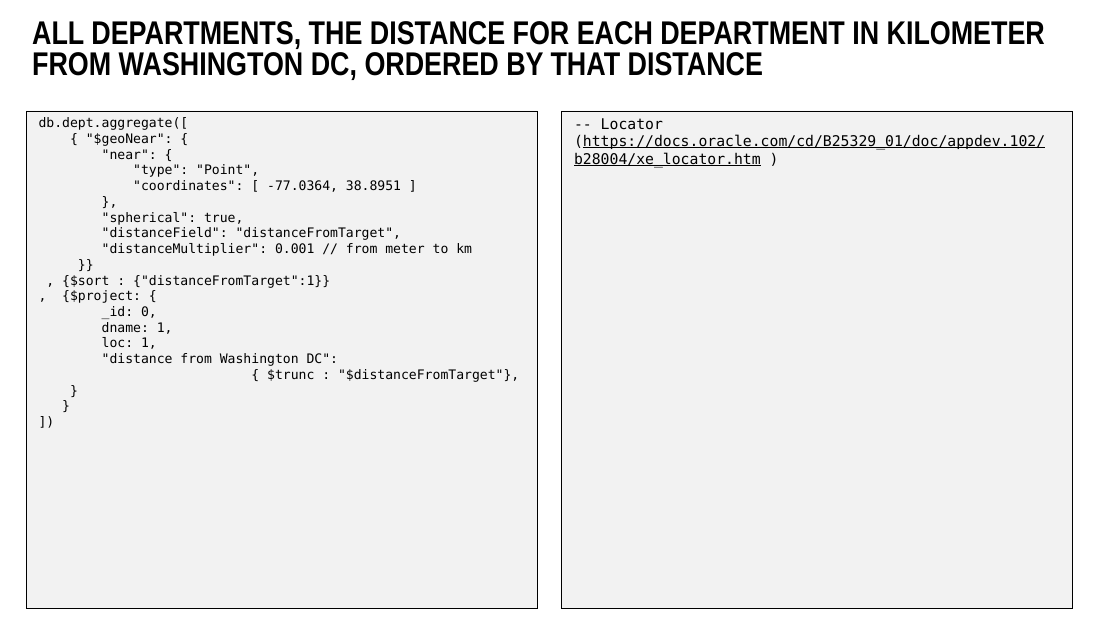
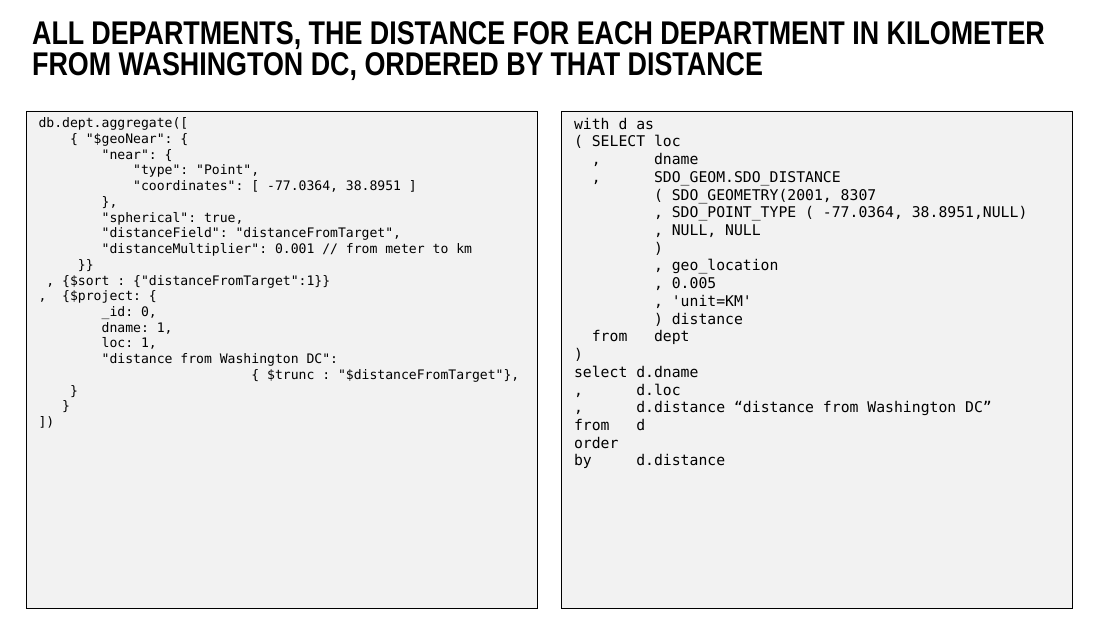
Before and after one commit to lucasjellema/sig-nosql-mongodb, a slide deck: slide 28 of mongodb-find-agg-vs-oracle-sql.pptx. Drawn at 1120x630 pixels with LibreOffice and Linux fonts; fonts in the diff are those of the drawing; background and template pictures are left out. Boxes give left, top, right and bottom in pixels: in the first picture for what was removed or moved away, otherwise in the second. Text is boxed around its words. In the diff, an @@ line names an element or a change of style, - is before the commit and + after.

```diff
--- a/mongodb-find-agg-vs-oracle-sql.pptx
+++ b/mongodb-find-agg-vs-oracle-sql.pptx
@@ text removed at <box>574,118,1045,168</box> @@
--- Locator
-(https://docs.oracle.com/cd/B25329_01/doc/appdev.102/b28004/xe_locator.htm )
@@ text added at <box>574,117,1028,468</box>, 18 pt, text #000000 @@
+with d as
+( SELECT loc
+, dname
+, SDO_GEOM.SDO_DISTANCE
+( SDO_GEOMETRY(2001, 8307
+, SDO_POINT_TYPE ( -77.0364, 38.8951,NULL)
+, NULL, NULL
+)
+, geo_location
+, 0.005
+, 'unit=KM'
+) distance
+from dept
+)
+select d.dname
+, d.loc
+, d.distance “distance from Washington DC”
+from d
+order
+by d.distance
```
Also in this commit, not shown: 5 other slides changed, 2 other files.
